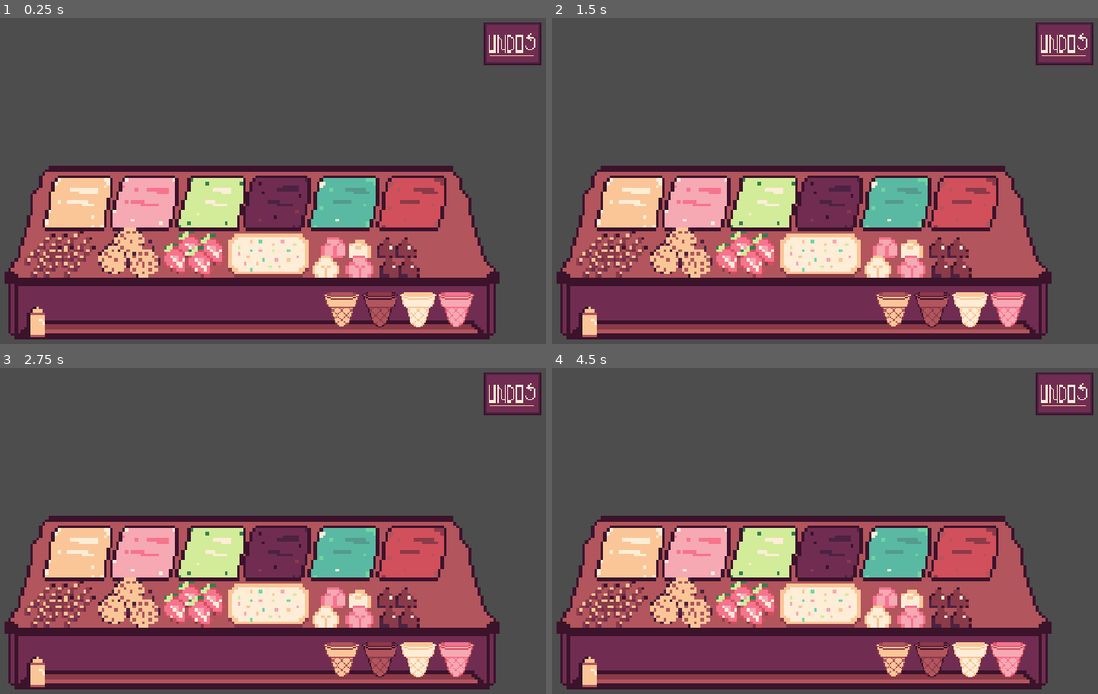
Above: before the commit, frames 1-4 (two rows, left to right).
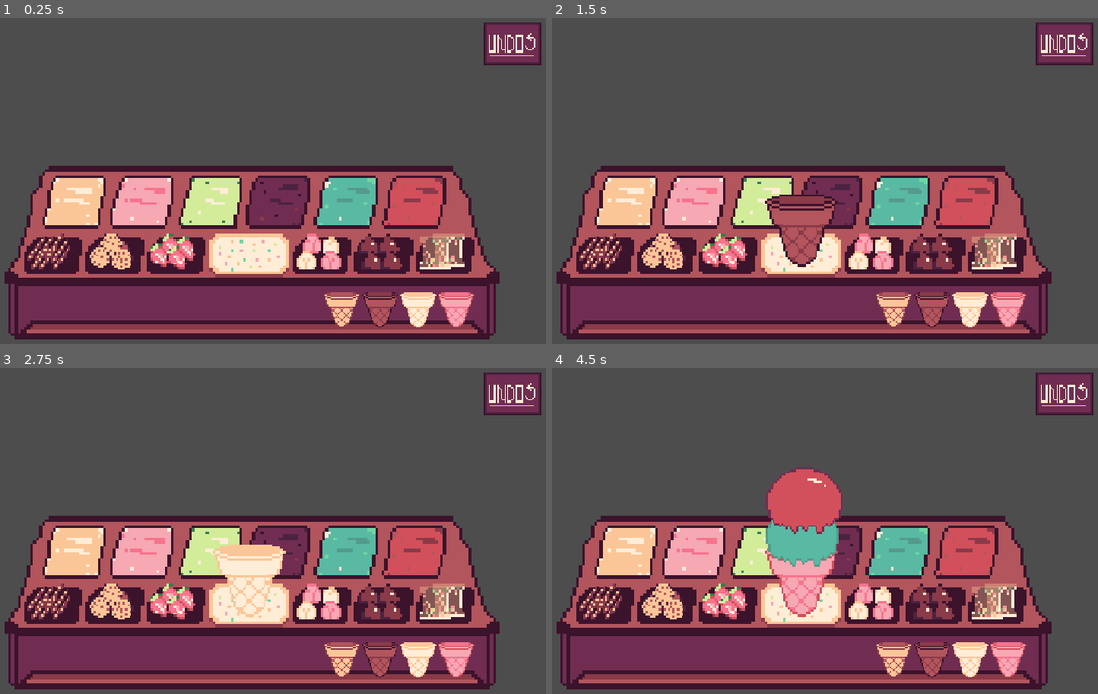
Above: after the commit, the same moments.

Repository: annehailer/ScoopSurprise
Game: Godot game, scene res://scenes/main.tscn
Two runs of this game, one before a commit and one after it. Both use one fixed random seed, a clock stepped at 60 frames per second and the inputs below.
Inputs (mouse positions are in pixels of both pictures, inside the frame that each line leads up to):
- Up to frame 1 (0.25 s): no input
- Up to frame 2 (1.5 s): click (895, 308) at 0.52 s; click (934, 308) at 1.27 s
- Up to frame 3 (2.75 s): click (420, 658) at 2.02 s
- Up to frame 4 (4.5 s): click (1010, 658) at 2.77 s; click (895, 553) at 3.52 s; click (961, 553) at 4.27 s

The runs differ from the first frame. In frame 1, 11% of the frame differs, in the area x 4-87%, y 48-98%; in frame 2, 13%; in frame 3, 12%; in frame 4, 15%, in the area x 4-87%, y 30-98%.

Commit message:
fix: buttons

Diff:
--- a/entities/ingredients_button.tscn
+++ b/entities/ingredients_button.tscn
@@ -1,11 +1,21 @@
 [gd_scene format=3 uid="uid://cli0km8r1okb2"]
 
-[ext_resource type="Texture2D" uid="uid://cct8ntrj5ma0u" path="res://assets/counter/flavors/DoceDeLeite_.png" id="1_qf57y"]
+[ext_resource type="Texture2D" uid="uid://dq6c5h8fn8bun" path="res://assets/toppings/counter/mini straws.png" id="2_qf57y"]
 [ext_resource type="Script" uid="uid://cmc6mch0jatr7" path="res://scripts/buttons/ingredients_button.gd" id="2_vespp"]
 
-[node name="ingredients_button" type="TextureButton" unique_id=138557786]
+[node name="ingredients_button" type="Button" unique_id=416895979]
+self_modulate = Color(1, 1, 1, 0)
+offset_right = 330.0
+offset_bottom = 62.0
 size_flags_vertical = 8
-texture_normal = ExtResource("1_qf57y")
 script = ExtResource("2_vespp")
 
+[node name="TextureRect" type="TextureRect" parent="." unique_id=875296712]
+unique_name_in_owner = true
+layout_mode = 0
+offset_right = 23.0
+offset_bottom = 23.0
+scale = Vector2(0.633, 0.504)
+texture = ExtResource("2_qf57y")
+
 [connection signal="button_down" from="." to="." method="_on_button_down"]
--- a/entities/scoop.tscn
+++ b/entities/scoop.tscn
@@ -5,5 +5,6 @@
 [node name="Scoop" type="TextureRect" unique_id=289421100]
 offset_right = 64.0
 offset_bottom = 64.0
+mouse_filter = 2
 expand_mode = 1
 script = ExtResource("1_bgbsw")
--- a/scenes/main.tscn
+++ b/scenes/main.tscn
@@ -1,8 +1,9 @@
 [gd_scene format=3 uid="uid://8bvu64v0otro"]
 
 [ext_resource type="Script" uid="uid://g2ry3vexxhkv" path="res://scripts/main.gd" id="1_o5qli"]
-[ext_resource type="Texture2D" uid="uid://mbhw6tvve5yr" path="res://assets/counter/counter_clean2.png" id="2_gqmmt"]
+[ext_resource type="Texture2D" uid="uid://bc1sye4s0fw4f" path="res://assets/counter/toppingss counter.png" id="2_tefeu"]
 [ext_resource type="Texture2D" uid="uid://bcn7d02kced4a" path="res://assets/cones/cone_normal.png" id="3_choun"]
+[ext_resource type="Texture2D" uid="uid://crddvs2nljpag" path="res://assets/toppings/marshmallow.png" id="5_o6xl0"]
 [ext_resource type="PackedScene" uid="uid://cli0km8r1okb2" path="res://entities/ingredients_button.tscn" id="8_gqmmt"]
 [ext_resource type="Texture2D" uid="uid://c0n6lvsns78wy" path="res://assets/undo sign.png" id="12_eb6dy"]
 [ext_resource type="Texture2D" uid="uid://bhg74vf8g4n4n" path="res://assets/counter/pad.png" id="17_2f3dj"]
@@ -12,6 +13,26 @@
 anchors_preset = 0
 script = ExtResource("1_o5qli")
 
+[node name="ColorRect" type="ColorRect" parent="." unique_id=1438593585]
+visible = false
+z_index = 4000
+layout_mode = 0
+offset_left = 208.0
+offset_top = 329.0
+offset_right = 1093.0
+offset_bottom = 462.0
+color = Color(1, 0.050980393, 1, 1)
+
+[node name="ColorRect2" type="ColorRect" parent="." unique_id=787921195]
+visible = false
+z_index = 4000
+layout_mode = 0
+offset_left = 803.0
+offset_top = 577.0
+offset_right = 1114.0
+offset_bottom = 669.0
+color = Color(1, 0.050980393, 1, 1)
+
 [node name="Background" type="TextureRect" parent="." unique_id=2063055439]
 layout_mode = 0
 offset_right = 1280.0
@@ -38,7 +59,7 @@
 offset_right = 289.0
 offset_bottom = 378.00003
 scale = Vector2(6.5, 6.5)
-texture = ExtResource("2_gqmmt")
+texture = ExtResource("2_tefeu")
 
 [node name="Ingredients" type="Node2D" parent="." unique_id=750706785]
 
@@ -48,9 +69,10 @@
 offset_right = 898.0
 offset_bottom = 603.88
 scale = Vector2(2.36, 2.36)
-theme_override_constants/separation = 2
+theme_override_constants/separation = 4
 
 [node name="ingredients_button" parent="Ingredients/ConeContainer" unique_id=138557786 instance=ExtResource("8_gqmmt")]
+custom_minimum_size = Vector2(30, 34)
 layout_mode = 2
 button_type = 1
 flavor = 6
@@ -58,12 +80,14 @@
 topping = 7
 
 [node name="ingredients_button2" parent="Ingredients/ConeContainer" unique_id=1523210699 instance=ExtResource("8_gqmmt")]
+custom_minimum_size = Vector2(30, 34)
 layout_mode = 2
 button_type = 1
 flavor = 6
 topping = 7
 
 [node name="ingredients_button3" parent="Ingredients/ConeContainer" unique_id=172986521 instance=ExtResource("8_gqmmt")]
+custom_minimum_size = Vector2(30, 34)
 layout_mode = 2
 button_type = 1
 flavor = 6
@@ -71,6 +95,7 @@
 topping = 7
 
 [node name="ingredients_button4" parent="Ingredients/ConeContainer" unique_id=526623066 instance=ExtResource("8_gqmmt")]
+custom_minimum_size = Vector2(30, 34)
 layout_mode = 2
 button_type = 1
 flavor = 6
@@ -83,92 +108,112 @@
 offset_right = 345.0
 offset_bottom = 360.0
 scale = Vector2(6.5, 6.5)
-theme_override_constants/separation = -1
+theme_override_constants/separation = 1
 
 [node name="ingredients_button" parent="Ingredients/FlavorContainer" unique_id=1790656486 instance=ExtResource("8_gqmmt")]
-layout_mode = 2
+custom_minimum_size = Vector2(21.17, 0)
+layout_mode = 2
+size_flags_vertical = 1
 flavor = 1
 cone = 4
 topping = 7
 
 [node name="ingredients_button2" parent="Ingredients/FlavorContainer" unique_id=55735463 instance=ExtResource("8_gqmmt")]
-layout_mode = 2
+custom_minimum_size = Vector2(21.17, 0)
+layout_mode = 2
+size_flags_vertical = 1
 flavor = 4
 cone = 4
 topping = 7
 
 [node name="ingredients_button4" parent="Ingredients/FlavorContainer" unique_id=1038116335 instance=ExtResource("8_gqmmt")]
-layout_mode = 2
+custom_minimum_size = Vector2(21.17, 0)
+layout_mode = 2
+size_flags_vertical = 1
 flavor = 2
 cone = 4
 topping = 7
 
 [node name="ingredients_button3" parent="Ingredients/FlavorContainer" unique_id=1904633879 instance=ExtResource("8_gqmmt")]
-layout_mode = 2
+custom_minimum_size = Vector2(21.17, 0)
+layout_mode = 2
+size_flags_vertical = 1
 flavor = 5
 cone = 4
 topping = 7
 
 [node name="ingredients_button5" parent="Ingredients/FlavorContainer" unique_id=915055730 instance=ExtResource("8_gqmmt")]
-layout_mode = 2
+custom_minimum_size = Vector2(21.17, 0)
+layout_mode = 2
+size_flags_vertical = 1
 cone = 4
 topping = 7
 
 [node name="ingredients_button6" parent="Ingredients/FlavorContainer" unique_id=1391078560 instance=ExtResource("8_gqmmt")]
-layout_mode = 2
+custom_minimum_size = Vector2(21.17, 0)
+layout_mode = 2
+size_flags_vertical = 1
 flavor = 3
 cone = 4
 topping = 7
 
 [node name="ToppingContainer" type="HBoxContainer" parent="Ingredients" unique_id=1900078436]
-offset_left = 170.0
+offset_left = 176.0
+offset_top = 452.00003
+offset_right = 323.07693
+offset_bottom = 468.15387
+scale = Vector2(6.5, 6.5)
+theme_override_constants/separation = 3
+
+[node name="ingredients_button" parent="Ingredients/ToppingContainer" unique_id=1788158105 instance=ExtResource("8_gqmmt")]
+custom_minimum_size = Vector2(17.515, 13.745)
+layout_mode = 2
+button_type = 2
+flavor = 6
+cone = 4
+
+[node name="ingredients_button2" parent="Ingredients/ToppingContainer" unique_id=985777373 instance=ExtResource("8_gqmmt")]
+custom_minimum_size = Vector2(17.515, 13.745)
+layout_mode = 2
+button_type = 2
+flavor = 6
+cone = 4
+topping = 1
+
+[node name="ingredients_button3" parent="Ingredients/ToppingContainer" unique_id=19463107 instance=ExtResource("8_gqmmt")]
+custom_minimum_size = Vector2(17.515, 13.745)
+layout_mode = 2
+button_type = 2
+flavor = 6
+cone = 4
+topping = 2
+
+[node name="ToppingContainer2" type="HBoxContainer" parent="Ingredients" unique_id=202506773]
+offset_left = 742.00006
 offset_top = 452.0
-offset_right = 317.07693
+offset_right = 889.07697
 offset_bottom = 468.15384
 scale = Vector2(6.5, 6.5)
-theme_override_constants/separation = 1
-
-[node name="ingredients_button" parent="Ingredients/ToppingContainer" unique_id=1788158105 instance=ExtResource("8_gqmmt")]
-layout_mode = 2
-button_type = 2
-flavor = 6
-cone = 4
-
-[node name="ingredients_button2" parent="Ingredients/ToppingContainer" unique_id=985777373 instance=ExtResource("8_gqmmt")]
-layout_mode = 2
-button_type = 2
-flavor = 6
-cone = 4
-topping = 1
-
-[node name="ingredients_button3" parent="Ingredients/ToppingContainer" unique_id=19463107 instance=ExtResource("8_gqmmt")]
-layout_mode = 2
-button_type = 2
-flavor = 6
-cone = 4
-topping = 2
-
-[node name="Pad" type="TextureRect" parent="Ingredients/ToppingContainer" unique_id=2127263382]
-layout_mode = 2
-size_flags_vertical = 8
-texture = ExtResource("17_2f3dj")
-stretch_mode = 2
-
-[node name="ingredients_button4" parent="Ingredients/ToppingContainer" unique_id=1767307270 instance=ExtResource("8_gqmmt")]
+theme_override_constants/separation = 3
+
+[node name="ingredients_button4" parent="Ingredients/ToppingContainer2" unique_id=416895979 instance=ExtResource("8_gqmmt")]
+custom_minimum_size = Vector2(17.515, 13.745)
 layout_mode = 2
 button_type = 2
 flavor = 6
 cone = 4
 topping = 3
 
-[node name="ingredients_button5" parent="Ingredients/ToppingContainer" unique_id=1228704709 instance=ExtResource("8_gqmmt")]
+[node name="ingredients_button5" parent="Ingredients/ToppingContainer2" unique_id=892240214 instance=ExtResource("8_gqmmt")]
+custom_minimum_size = Vector2(17.515, 13.745)
 layout_mode = 2
 button_type = 2
 flavor = 6
 cone = 4
 topping = 4
 
-[node name="ingredients_button6" parent="Ingredients/ToppingContainer" unique_id=357829370 instance=ExtResource("8_gqmmt")]
+[node name="ingredients_button6" parent="Ingredients/ToppingContainer2" unique_id=1318691847 instance=ExtResource("8_gqmmt")]
+custom_minimum_size = Vector2(17.515, 13.745)
 layout_mode = 2
 button_type = 2
 flavor = 6
@@ -176,6 +221,7 @@
 topping = 5
 
 [node name="Coberturas" type="HBoxContainer" parent="Ingredients" unique_id=1490051104]
+visible = false
 offset_left = 174.00002
 offset_top = 565.0
 offset_right = 321.07697
@@ -196,6 +242,7 @@
 offset_top = 300.0
 offset_right = 740.0
 offset_bottom = 520.0
+mouse_filter = 2
 
 [node name="ConeSprite" type="TextureRect" parent="IceCreamDisplay" unique_id=703842984]
 z_index = 10
@@ -205,7 +252,9 @@
 anchor_top = 0.39100003
 anchor_right = 0.91
 anchor_bottom = 1.077
+offset_left = -2.0
 offset_top = -4.0200043
+offset_right = -2.0
 offset_bottom = -3.9400024
 mouse_filter = 2
 texture = ExtResource("3_choun")
@@ -225,10 +274,13 @@
 mouse_filter = 2
 
 [node name="ToppingSprite" type="TextureRect" parent="IceCreamDisplay" unique_id=479892298]
+z_index = 20
 layout_mode = 0
 offset_right = 40.0
 offset_bottom = 40.0
+scale = Vector2(4, 4)
 mouse_filter = 2
+texture = ExtResource("5_o6xl0")
 
 [node name="UndoButton" type="TextureButton" parent="." unique_id=964223460]
 layout_mode = 0
@@ -239,4 +291,22 @@
 scale = Vector2(3, 3)
 texture_normal = ExtResource("12_eb6dy")
 
+[node name="Pad" type="TextureRect" parent="." unique_id=2127263382]
+visible = false
+layout_mode = 0
+offset_left = 521.0
+offset_top = 465.0
+offset_right = 547.0
+offset_bottom = 479.0
+size_flags_vertical = 8
+texture = ExtResource("17_2f3dj")
+stretch_mode = 2
+
 [connection signal="button_down" from="UndoButton" to="." method="_on_undo_button_button_down"]
+
+[editable path="Ingredients/ToppingContainer/ingredients_button"]
+[editable path="Ingredients/ToppingContainer/ingredients_button2"]
+[editable path="Ingredients/ToppingContainer/ingredients_button3"]
+[editable path="Ingredients/ToppingContainer2/ingredients_button4"]
+[editable path="Ingredients/ToppingContainer2/ingredients_button5"]
+[editable path="Ingredients/ToppingContainer2/ingredients_button6"]
--- a/scripts/buttons/ingredients_button.gd
+++ b/scripts/buttons/ingredients_button.gd
@@ -1,24 +1,33 @@
-extends TextureButton
+extends Button
 
 @onready var main_scene: Main = get_parent().get_parent().get_parent()
 @export var button_type: BUTTON_TYPE
 @export var flavor: IngredientsList.FLAVORS
 @export var cone: IngredientsList.CONES
 @export var topping: IngredientsList.TOPPINGS
+@onready var texture_rect: TextureRect = %TextureRect
+
+var flavor_texture_scale: Vector2 = Vector2(0.9, 0.75)
+var cone_texture_scale: Vector2 = Vector2(1, 1)
+var topping_texture_scale: Vector2 = Vector2(0.63, 0.50)
 
 
 func _ready() -> void:
 	match button_type:
 		BUTTON_TYPE.FLAVOR:
 			var counterFlavor_texture: Texture = IngredientsList.get_counterFlavor_texture(flavor)
-			texture_normal = counterFlavor_texture
+			texture_rect.scale = flavor_texture_scale
+			texture_rect.texture = counterFlavor_texture
 		BUTTON_TYPE.CONE:
-			#self.set_size(Vector2(10, 10))
 			var counterCONE_texture: Texture = IngredientsList.get_counterCone_texture(cone)
-			texture_normal = counterCONE_texture
+			texture_rect.scale = cone_texture_scale
+			texture_rect.texture = counterCONE_texture
 		BUTTON_TYPE.TOPPING:
 			var counterTopping_texture: Texture = IngredientsList.get_counterTopping_texture(topping)
-			texture_normal = counterTopping_texture
+			texture_rect.scale = topping_texture_scale
+			texture_rect.texture = counterTopping_texture
+		BUTTON_TYPE.NULL:
+			return
 
 
 func _on_button_down() -> void:
@@ -35,11 +44,14 @@
 		BUTTON_TYPE.TOPPING:
 			var topping_texture: Texture = IngredientsList.get_topping_texture(topping)
 			main_scene.add_topping(topping_texture, topping)
+		BUTTON_TYPE.NULL:
+			return
 
 
 
 enum BUTTON_TYPE {
 	FLAVOR,
 	CONE,
-	TOPPING
+	TOPPING,
+	NULL
 }
--- a/scripts/ingredients_dictionary.gd
+++ b/scripts/ingredients_dictionary.gd
@@ -119,6 +119,8 @@
 			return TOP_MARSHMALLOW.texture
 		TOPPINGS.DROPS_CHOCOLATE:
 			return TOP_DROPS.texture
+		TOPPINGS.SPRINKLES:
+			return TOP_SPRINKLES.texture
 		TOPPINGS.LEITE_CONDENSADO:
 			return TOP_LEITECONDENSADO.texture
 
@@ -134,5 +136,7 @@
 			return TOP_MARSHMALLOW.counter_texture
 		TOPPINGS.DROPS_CHOCOLATE:
 			return TOP_DROPS.counter_texture
+		TOPPINGS.SPRINKLES:
+			return TOP_SPRINKLES.counter_texture
 		TOPPINGS.LEITE_CONDENSADO:
 			return TOP_LEITECONDENSADO.counter_texture
--- a/scripts/main.gd
+++ b/scripts/main.gd
@@ -51,35 +51,44 @@
 
 	match scoops_count:
 		0:
-			scoop.position = Vector2(0,-7)
+			scoop.global_position = Vector2(0,-7)
 		1:
-			scoop.position = Vector2(0,-39)
+			scoop.global_position = Vector2(0,-39)
 		2:
-			scoop.position = Vector2(0,-71)
+			scoop.global_position = Vector2(0,-71)
 
 	scoops_container.add_child(scoop)
 
 	scoops_count += 1
 
+	update_toppings_pos()
+
 
 @onready var topping_sprite: TextureRect = $IceCreamDisplay/ToppingSprite
 
 func add_topping(topping_texture: Texture, topping: IngredientsList.TOPPINGS):
-	if selected_cone == IngredientsList.CONES.NULL:
-		return
-	if scoops_count <= 0:
+	#if selected_cone == IngredientsList.CONES.NULL:
+		#return
+	#if scoops_count <= 0:
+		#return
+	if scoops_container.get_child_count() == 0:
 		return
 	topping_sprite.texture = topping_texture
 
 	update_toppings_pos()
 
+
 func update_toppings_pos():
-	if scoops_container.get_child_count() == 0:
-		return
+	var last_scoop: Scoop = scoops_container.get_child(scoops_count - 1)
+	topping_sprite.global_position = last_scoop.global_position + Vector2(0,6)
 
-	var last_scoop = scoops_container.get_child(scoops_container.get_child_count() - 1)
-
-	topping_sprite.position = last_scoop.position + Vector2(0, -10)
+	#match scoops_count:
+		#1:
+			#topping_sprite.global_position = last_scoop.global_position + Vector2(0,6)
+		#2:
+			#topping_sprite.global_position = last_scoop.global_position + Vector2(0,6)
+		#3:
+			#topping_sprite.global_position = last_scoop.global_position + Vector2(0,6)
 
 
 # ---------------------------------------- CLEAR ---------------------------------------------------
@@ -116,6 +125,7 @@
 		return
 	undo_timer = undo_cooldown
 
+
 	# remove a ultima bola
 	if scoops_count > 0:
 		var last_scoop: Scoop = scoops_container.get_child(
@@ -127,6 +137,7 @@
 		scoops_count -= 1
 
 		current_icecream["scoops"].pop_back()
+		update_toppings_pos()
 		return
 
 	# se nao tiver bolas, tira a casquinha
Binary file added: assets/counter/toppingss counter.png
Not shown, added: assets/counter/toppingss counter.png.import
